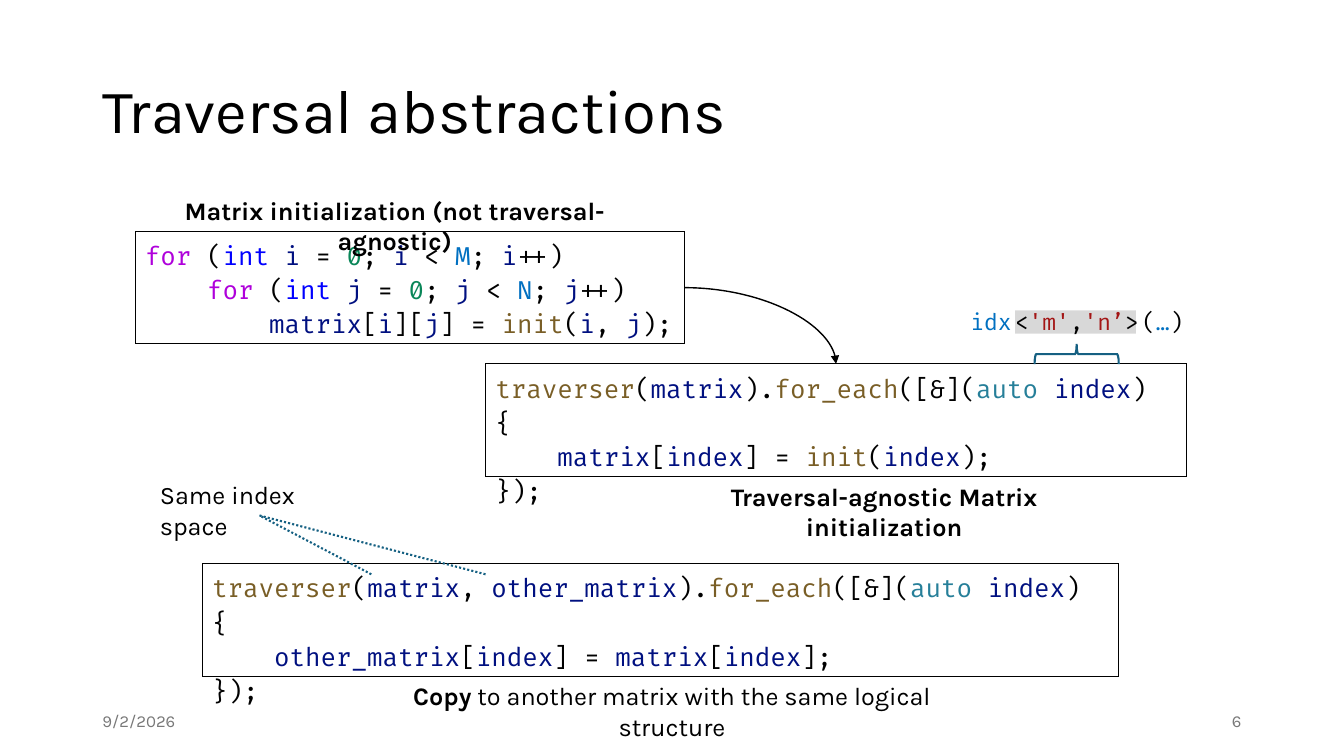
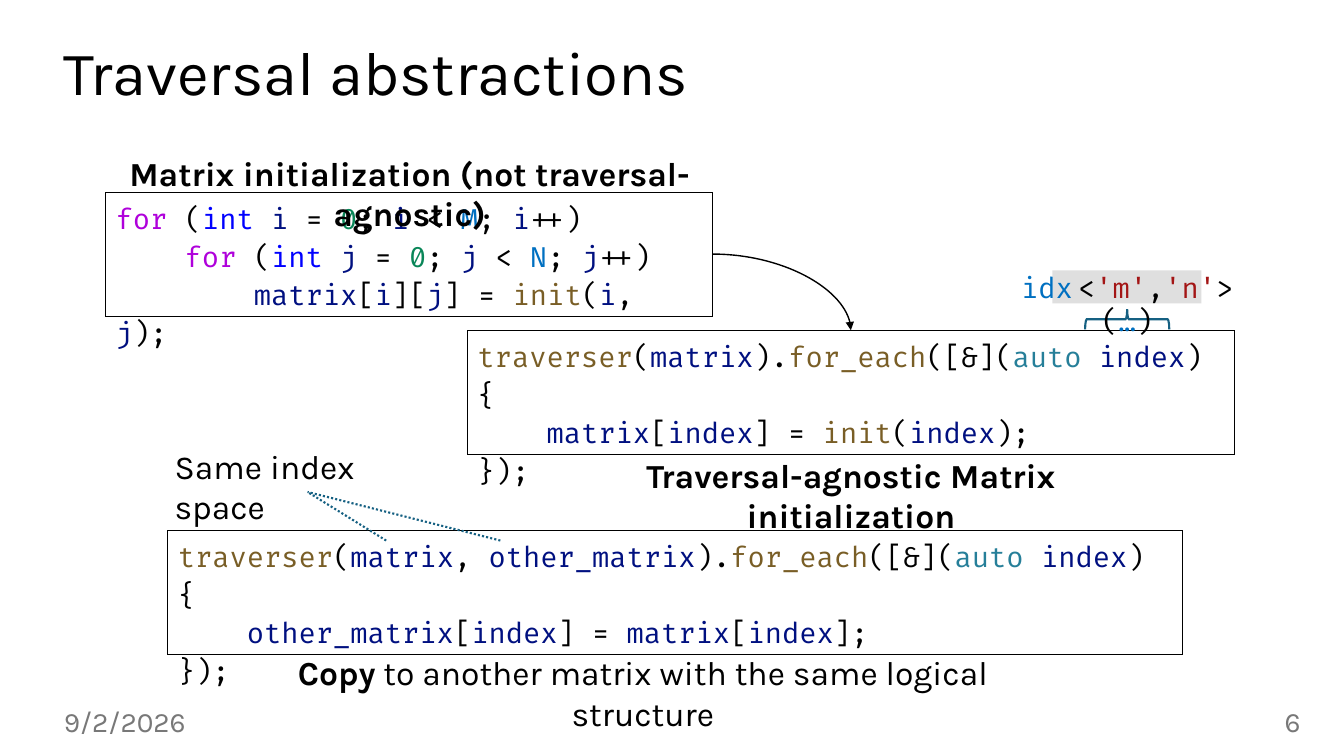
Before and after one commit to jiriklepl/phd-thesis, a slide deck: slide 6 of slides/Optimizing Memory Layouts and Traversal Orders in High-Performance Computing.pptx. Drawn at 1344x756 pixels with LibreOffice and Linux fonts; fonts in the diff are those of the drawing. Boxes give left, top, right and bottom in pixels: in the first picture for what was removed or moved away, otherwise in the second. Text is boxed around its words. In the diff, an @@ line names an element or a change of style, - is before the commit and + after.

```diff
--- a/slides/Optimizing Memory Layouts and Traversal Orders in High-Performance Computing.pptx
+++ b/slides/Optimizing Memory Layouts and Traversal Orders in High-Performance Computing.pptx
@@ title "Traversal abstractions": place and size @@
-title "Traversal abstractions" at <box>102,90,726,134</box>
+title "Traversal abstractions" at <box>64,52,687,96</box>
@@ text "Matrix initialization (not traversal-agnostic)": place and size @@
-text "Matrix initialization (not traversal-agnostic)" at <box>185,201,605,257</box>
+text "Matrix initialization (not traversal-agnostic)" at <box>129,161,690,235</box>
@@ rectangle "for (int i = 0; ...": place and size @@
-rectangle "for (int i = 0; ..." at <box>135,232,685,345</box>
+rectangle "for (int i = 0; ..." at <box>106,193,713,317</box>
@@ curved arrow moved from (685, 287) - (836, 364) to (713, 254) - (851, 331) @@
@@ text at <box>1021,276,1233,303</box>: text changed; size 16 to 20 pt @@
-idx <'m','n’> (…)
+idx <'m','n'> (…)
@@ rectangle: place and size @@
-rectangle at <box>1015,311,1136,334</box>
+rectangle at <box>1053,270,1202,303</box>
@@ rectangle at <box>1053,270,1202,303</box>: fill #808080 at 30% opacity to #969696 at 30% opacity @@
@@ right brace: place and size @@
-right brace at <box>1034,344,1119,364</box>
+right brace at <box>1085,310,1170,330</box>
@@ rectangle "traverser(matrix).for_each([&](auto index) {": place and size @@
-rectangle "traverser(matrix).for_each([&](auto index) {" at <box>486,364,1188,477</box>
+rectangle "traverser(matrix).for_each([&](auto index) {" at <box>468,331,1235,455</box>
@@ size 18 to 24 pt in 4 elements at <box>298,662,988,727</box>, <box>646,464,1055,531</box>, <box>129,161,690,235</box>, <box>175,456,355,527</box> @@
@@ text "Same index space": place and size @@
-text "Same index space" at <box>160,486,294,541</box>
+text "Same index space" at <box>175,456,355,527</box>
@@ text "Traversal-agnostic Matrix initialization": place and size @@
-text "Traversal-agnostic Matrix initialization" at <box>731,488,1038,537</box>
+text "Traversal-agnostic Matrix initialization" at <box>646,464,1055,531</box>
@@ line moved from (486, 575) - (260, 515) to (500, 540) - (308, 492) @@
@@ line moved from (371, 575) - (260, 515) to (386, 540) - (308, 492) @@
@@ size 18 to 20 pt in 3 elements at <box>106,193,713,317</box>, <box>468,331,1235,455</box>, <box>168,530,1184,654</box> @@
@@ rectangle "traverser(matrix, other_matrix).for_each([&](auto index) {": place and size @@
-rectangle "traverser(matrix, other_matrix).for_each([&](auto index) {" at <box>203,564,1119,677</box>
+rectangle "traverser(matrix, other_matrix).for_each([&](auto index) {" at <box>168,530,1184,654</box>
@@ text "Copy to another matrix with ...": place and size @@
-text "Copy to another matrix with ..." at <box>413,687,930,737</box>
+text "Copy to another matrix with ..." at <box>298,662,988,727</box>
@@ text "9/2/2026": place and size @@
-text "9/2/2026" at <box>102,715,175,728</box>
+text "9/2/2026" at <box>64,711,186,734</box>
@@ text "9/2/2026" at <box>64,711,186,734</box>: size 12 to 20 pt @@
@@ page number at <box>1285,714,1301,732</box>: size 12 to 20 pt @@
@@ page number: place and size @@
-page number at <box>1232,716,1242,727</box>
+page number at <box>1285,714,1301,732</box>
```
Also in this commit, not shown: 37 other slides changed, 1 slide added.
